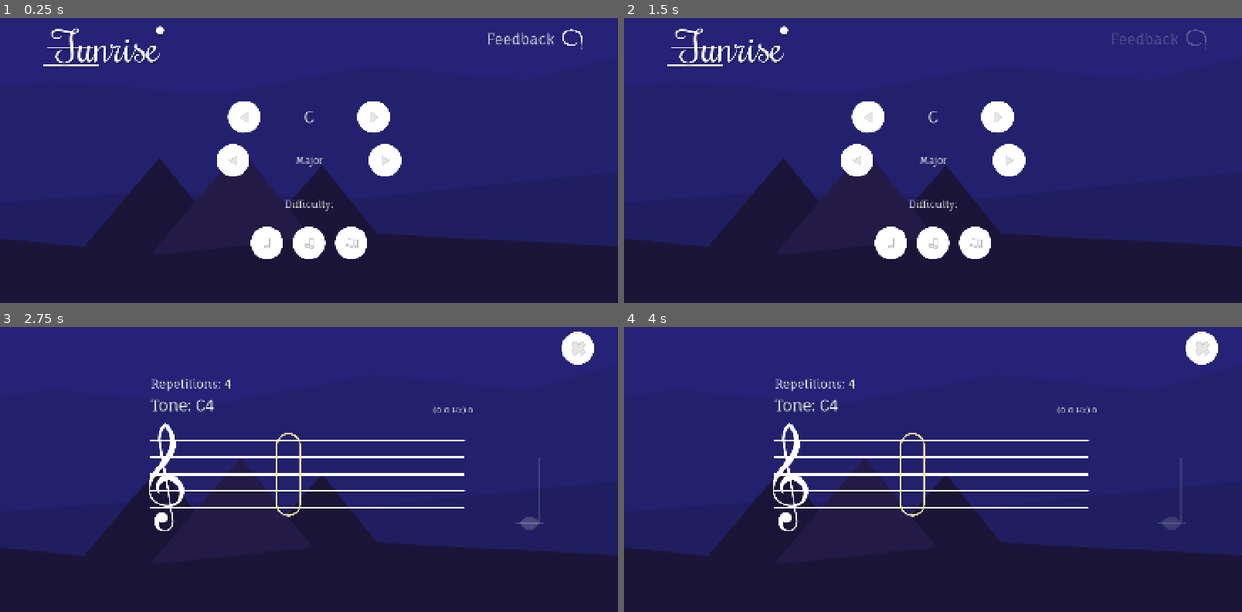
Above: before the commit, frames 1-4 (two rows, left to right).
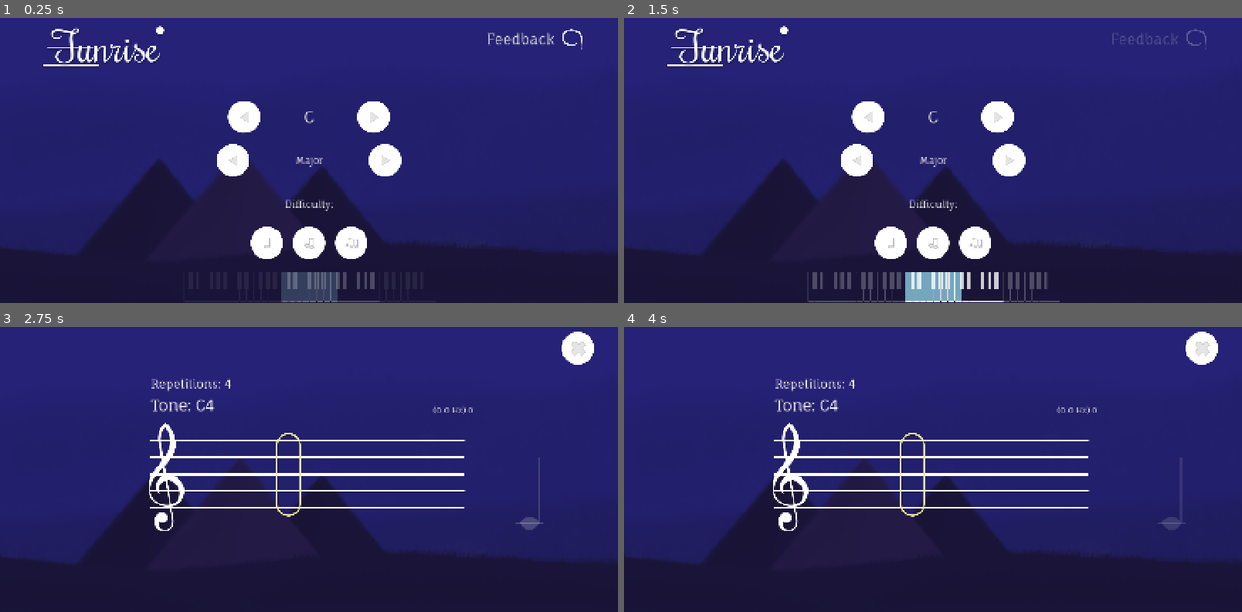
Above: after the commit, the same moments.

Repository: jw-xplore/TunnerScalePrototype
Game: Godot game, scene res://Game/Levels/Game.tscn
Same seed, same stepped clock (60 frames per second), same inputs: the game is played once before the commit and once after it.
Inputs (mouse positions are in pixels of both pictures, inside the frame that each line leads up to):
- Up to frame 1 (0.25 s): no input
- Up to frame 2 (1.5 s): click (871, 117) at 0.5 s; click (994, 117) at 1.25 s
- Up to frame 3 (2.75 s): click (265, 552) at 2 s
- Up to frame 4 (4 s): click (1204, 346) at 2.75 s; click (889, 552) at 3.5 s

The runs differ from the first frame. In frame 1, 2.4% of the frame differs, in the area x 0-100%, y 49-100%; in frame 2, 3.2%; in frame 3, 1.3%; in frame 4, 1.3%.

Commit message:
Added: Textured shapes, Added: Scale proggression hint to menu

Diff:
--- a/Game/Scenes/Play/SunriseImage.tscn
+++ b/Game/Scenes/Play/SunriseImage.tscn
@@ -3,11 +3,11 @@
 [ext_resource type="Script" uid="uid://c2cnlnuj0nrql" path="res://Game/Scripts/Play/SunriseImage.gd" id="1_mmrfd"]
 [ext_resource type="Texture2D" uid="uid://drwlc1ggqenl3" path="res://Game/Sprites/SunriseImage/Square.png" id="2_6xi4p"]
 [ext_resource type="Script" uid="uid://c451poisrjpej" path="res://Game/Scripts/Play/SunriseImagePart.gd" id="3_hsjid"]
-[ext_resource type="Texture2D" uid="uid://p3kwblk28xki" path="res://Game/Sprites/SunriseImage/Sky_mid.png" id="3_u0cvc"]
-[ext_resource type="Texture2D" uid="uid://cxvpb8oxejcgp" path="res://Game/Sprites/SunriseImage/Sun.png" id="4_f3jl3"]
-[ext_resource type="Texture2D" uid="uid://docmycqbf02r5" path="res://Game/Sprites/SunriseImage/Sky_bottom.png" id="4_u0cvc"]
-[ext_resource type="Texture2D" uid="uid://dlvrdlmpb0kg0" path="res://Game/Sprites/SunriseImage/Mountain.png" id="5_f3jl3"]
-[ext_resource type="Texture2D" uid="uid://dq5qms7sak6s3" path="res://Game/Sprites/SunriseImage/Ground.png" id="5_s16ga"]
+[ext_resource type="Texture2D" uid="uid://qou0pn8edk87" path="res://Game/Sprites/SunriseImage/Sky_midTX.png" id="4_l5dn7"]
+[ext_resource type="Texture2D" uid="uid://bn8c0vcrfabda" path="res://Game/Sprites/SunriseImage/Sky_bottomTX.png" id="5_vhdtj"]
+[ext_resource type="Texture2D" uid="uid://d15e5kmw0o35l" path="res://Game/Sprites/SunriseImage/SunTX.png" id="6_l5dn7"]
+[ext_resource type="Texture2D" uid="uid://ca6ewt5bpcf11" path="res://Game/Sprites/SunriseImage/MountainTX.png" id="7_qd2bt"]
+[ext_resource type="Texture2D" uid="uid://dmr0uxg74ywl3" path="res://Game/Sprites/SunriseImage/GroundTX.png" id="8_l5dn7"]
 
 [node name="SunriseImage" type="Node2D" node_paths=PackedStringArray("sun")]
 script = ExtResource("1_mmrfd")
@@ -26,7 +26,7 @@
 modulate = Color(0.0150554, 0.176542, 0.323274, 1)
 position = Vector2(696.273, 461.022)
 scale = Vector2(1.83932, 2.29093)
-texture = ExtResource("3_u0cvc")
+texture = ExtResource("4_l5dn7")
 script = ExtResource("3_hsjid")
 colors = Array[Color]([Color(0.137255, 0.12549, 0.431373, 1), Color(0.34902, 0.258824, 0.596078, 1), Color(1, 0.596078, 0, 1), Color(0.529412, 0.847059, 0.960784, 1), Color(0.639216, 0.901961, 1, 1)])
 
@@ -34,14 +34,14 @@
 modulate = Color(0.0177791, 0.190518, 0.349067, 1)
 position = Vector2(701.273, 588.022)
 scale = Vector2(1.93863, 1.93863)
-texture = ExtResource("4_u0cvc")
+texture = ExtResource("5_vhdtj")
 script = ExtResource("3_hsjid")
 colors = Array[Color]([Color(0.12549, 0.117647, 0.380392, 1), Color(0.521569, 0.235294, 0.345098, 1), Color(1, 0.717647, 0.301961, 1), Color(1, 0.772549, 0.443137, 1), Color(0.443137, 0.721569, 1, 1)])
 
 [node name="Sun" type="Sprite2D" parent="."]
 position = Vector2(1116.83, 653.012)
 scale = Vector2(1.22849, 1.22849)
-texture = ExtResource("4_f3jl3")
+texture = ExtResource("6_l5dn7")
 script = ExtResource("3_hsjid")
 colors = Array[Color]([Color(1, 0.835294, 0.309804, 1), Color(1, 0.835294, 0.309804, 1), Color(1, 0.835294, 0.309804, 1), Color(1, 0.835294, 0.309804, 1), Color(1, 0.835294, 0.309804, 1)])
 
@@ -49,7 +49,7 @@
 modulate = Color(0.00865807, 0.128856, 0.245367, 1)
 position = Vector2(374.326, 526.512)
 scale = Vector2(1.22849, 1.22849)
-texture = ExtResource("5_f3jl3")
+texture = ExtResource("7_qd2bt")
 script = ExtResource("3_hsjid")
 colors = Array[Color]([Color(0.101961, 0.0823529, 0.219608, 1), Color(0.305882, 0.219608, 0.513726, 1), Color(0.635294, 0.286275, 0.176471, 1), Color(0.666667, 0.564706, 0.337255, 1), Color(0.639216, 0.466667, 0.270588, 1)])
 
@@ -57,7 +57,7 @@
 modulate = Color(0.00865807, 0.128856, 0.245367, 1)
 position = Vector2(763.326, 543.512)
 scale = Vector2(1.22849, 1.22849)
-texture = ExtResource("5_f3jl3")
+texture = ExtResource("7_qd2bt")
 script = ExtResource("3_hsjid")
 colors = Array[Color]([Color(0.101961, 0.0823529, 0.219608, 1), Color(0.305882, 0.219608, 0.513726, 1), Color(0.635294, 0.286275, 0.176471, 1), Color(0.666667, 0.564706, 0.337255, 1), Color(0.639216, 0.466667, 0.270588, 1)])
 
@@ -65,7 +65,7 @@
 modulate = Color(0.0126315, 0.151116, 0.28038, 1)
 position = Vector2(568.326, 504.512)
 scale = Vector2(1.22849, 1.22849)
-texture = ExtResource("5_f3jl3")
+texture = ExtResource("7_qd2bt")
 script = ExtResource("3_hsjid")
 colors = Array[Color]([Color(0.136462, 0.103809, 0.269847, 1), Color(0.329822, 0.244206, 0.525804, 1), Color(0.713726, 0.309804, 0.184314, 1), Color(0.717647, 0.607843, 0.376471, 1), Color(0.670588, 0.509804, 0.32549, 1)])
 
@@ -73,6 +73,6 @@
 modulate = Color(0.00554011, 0.0949614, 0.188958, 1)
 position = Vector2(723, 810)
 scale = Vector2(2.02793, 2.02793)
-texture = ExtResource("5_s16ga")
+texture = ExtResource("8_l5dn7")
 script = ExtResource("3_hsjid")
 colors = Array[Color]([Color(0.101961, 0.0823529, 0.219608, 1), Color(0.254902, 0.172549, 0.454902, 1), Color(0.454902, 0.211765, 0.137255, 1), Color(0.427451, 0.388235, 0.184314, 1), Color(0.541176, 0.701961, 0.392157, 1)])
--- a/Game/Scenes/UI/MenuLayout.tscn
+++ b/Game/Scenes/UI/MenuLayout.tscn
@@ -23,8 +23,10 @@
 [ext_resource type="AudioStream" uid="uid://ct561ilewjapt" path="res://Game/Audio/Tones/ToneB.wav" id="13_yq8wj"]
 [ext_resource type="AudioStream" uid="uid://cgwpt731tquyo" path="res://Game/Audio/Melodies/WinMelody_placeholder.wav" id="22_26k17"]
 [ext_resource type="PackedScene" uid="uid://b7o43esvmuxd6" path="res://Game/Scenes/UI/FeedbackButton.tscn" id="23_vxag4"]
+[ext_resource type="PackedScene" uid="uid://ccpigel55v1pm" path="res://Game/Scenes/UI/PianoHint.tscn" id="24_divdf"]
+[ext_resource type="Script" uid="uid://53moi3obviwh" path="res://Game/Scripts/ScalesManager.gd" id="25_hydpq"]
 
-[node name="MenuLayout" type="Control" node_paths=PackedStringArray("lbl_key", "lbl_type", "level_buttons_holder", "audio_player")]
+[node name="MenuLayout" type="Control" node_paths=PackedStringArray("lbl_key", "lbl_type", "level_buttons_holder", "piano_hint", "scale_manager", "audio_player")]
 layout_mode = 3
 anchors_preset = 15
 anchor_right = 1.0
@@ -35,6 +37,8 @@
 lbl_key = NodePath("MarginContainer/VBoxContainer/KeySelection/Lbl_Key")
 lbl_type = NodePath("MarginContainer/VBoxContainer/TypeSelection/Lbl_Type")
 level_buttons_holder = NodePath("MarginContainer/VBoxContainer/DifficultySelection")
+piano_hint = NodePath("PianoHint")
+scale_manager = NodePath("ScalesManager")
 audio_player = NodePath("AudioStreamPlayer")
 tones_sounds = Array[AudioStream]([ExtResource("2_lox42"), ExtResource("3_26k17"), ExtResource("4_vxag4"), ExtResource( …(208 unchanged characters)…
 
@@ -162,6 +166,15 @@
 offset_bottom = 128.0
 grow_horizontal = 0
 
+[node name="ScalesManager" type="Node" parent="."]
+script = ExtResource("25_hydpq")
+
+[node name="PianoHint" parent="." instance=ExtResource("24_divdf")]
+z_index = 1
+layout_mode = 1
+offset_top = -243.0
+offset_bottom = -5.0
+
 [connection signal="button_down" from="MarginContainer/VBoxContainer/KeySelection/Btn_Left" to="." method="_on_btn_key_left_button_down"]
 [connection signal="button_down" from="MarginContainer/VBoxContainer/KeySelection/Btn_Right" to="." method="_on_btn_key_right_button_down"]
 [connection signal="button_down" from="MarginContainer/VBoxContainer/TypeSelection/Btn_Left" to="." method="_on_btn_type_left_button_down"]
--- a/Game/Scripts/ScalesManager.gd
+++ b/Game/Scripts/ScalesManager.gd
@@ -39,3 +39,18 @@
 	print("last_notes_i: " + str(last_notes_i))
 
 	return notes
+
+func generate_scale_changes(key: String, type: MusicConstants.EScaleTypes) -> Array[int]:
+	var keyPos = MusicConstants.TONE_NAMES.find(key)
+	var offset = keyPos
+	var octave = INITIAL_OCTAVE
+
+	var note_i_pos: int = keyPos + (octave - INITIAL_OCTAVE) * MusicConstants.TONES_COUNT
+	var notes_i: Array[int] = []
+	notes_i.append(note_i_pos)
+
+	for i in MusicConstants.PROGRESSIONS[type]:
+		note_i_pos += i
+		notes_i.append(note_i_pos)
+
+	return notes_i
--- a/Game/Scripts/UI/MainMenu.gd
+++ b/Game/Scripts/UI/MainMenu.gd
@@ -5,6 +5,8 @@
 @export var lbl_type: Label
 @export var game_manager: GameManager
 @export var level_buttons_holder: Control
+@export var piano_hint: PianoHint
+@export var scale_manager: ScalesManager
 
 @export_group("Audio")
 @export var audio_player: AudioStreamPlayer
@@ -88,6 +90,11 @@
 	var key = MusicConstants.TONE_NAMES[current_key]
 	var type = MusicConstants.PROGRESSION_NAMES[current_type]
 
+	# Show hint
+	var proggression: Array[int] = scale_manager.generate_scale_changes(key, current_type)
+	piano_hint.show_hint_proggression(proggression)
+
+	# Show completed
 	var completed: bool = false
 
 	for i in range(0, level_buttons.size()):
--- a/Game/Scripts/UI/PianoHint.gd
+++ b/Game/Scripts/UI/PianoHint.gd
@@ -21,3 +21,11 @@
 func hide_hint() -> void:
 	show = false
 	get_child(last_key).visible = false
+
+func show_hint_proggression(prog: Array[int]):
+	for child in get_children():
+		child.visible = false
+
+	show = true
+	for i in prog:
+		get_child(i).visible = true
Not shown: 1 places in Game/Scenes/UI/MenuLayout.tscn that only renumber resources
Binary file added: Game/Sprites/SunriseImage/GroundTX.png
Not shown, added: Game/Sprites/SunriseImage/GroundTX.png.import
Binary file added: Game/Sprites/SunriseImage/MountainTX.png
Not shown, added: Game/Sprites/SunriseImage/MountainTX.png.import
Binary file added: Game/Sprites/SunriseImage/Sky_bottomTX.png
Not shown, added: Game/Sprites/SunriseImage/Sky_bottomTX.png.import
Binary file added: Game/Sprites/SunriseImage/Sky_midTX.png
Not shown, added: Game/Sprites/SunriseImage/Sky_midTX.png.import
Binary file added: Game/Sprites/SunriseImage/SunTX.png
Not shown, added: Game/Sprites/SunriseImage/SunTX.png.import
